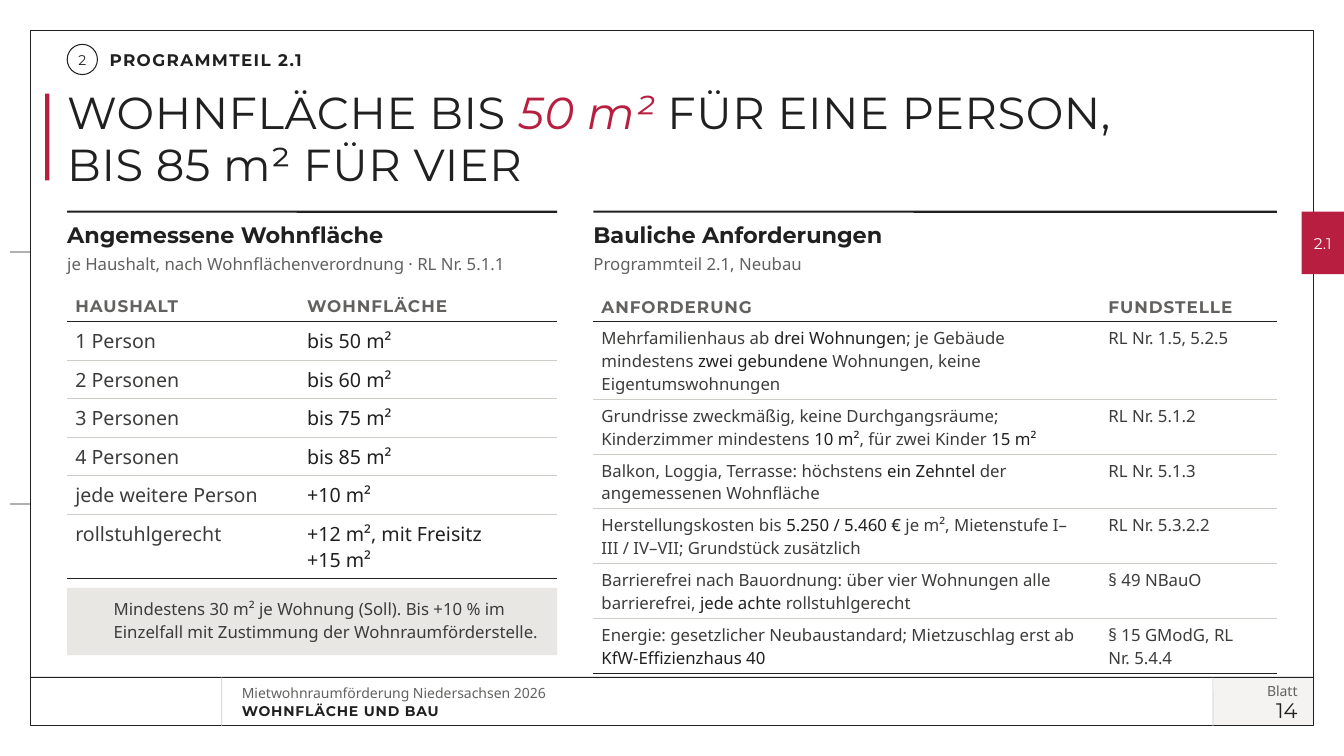
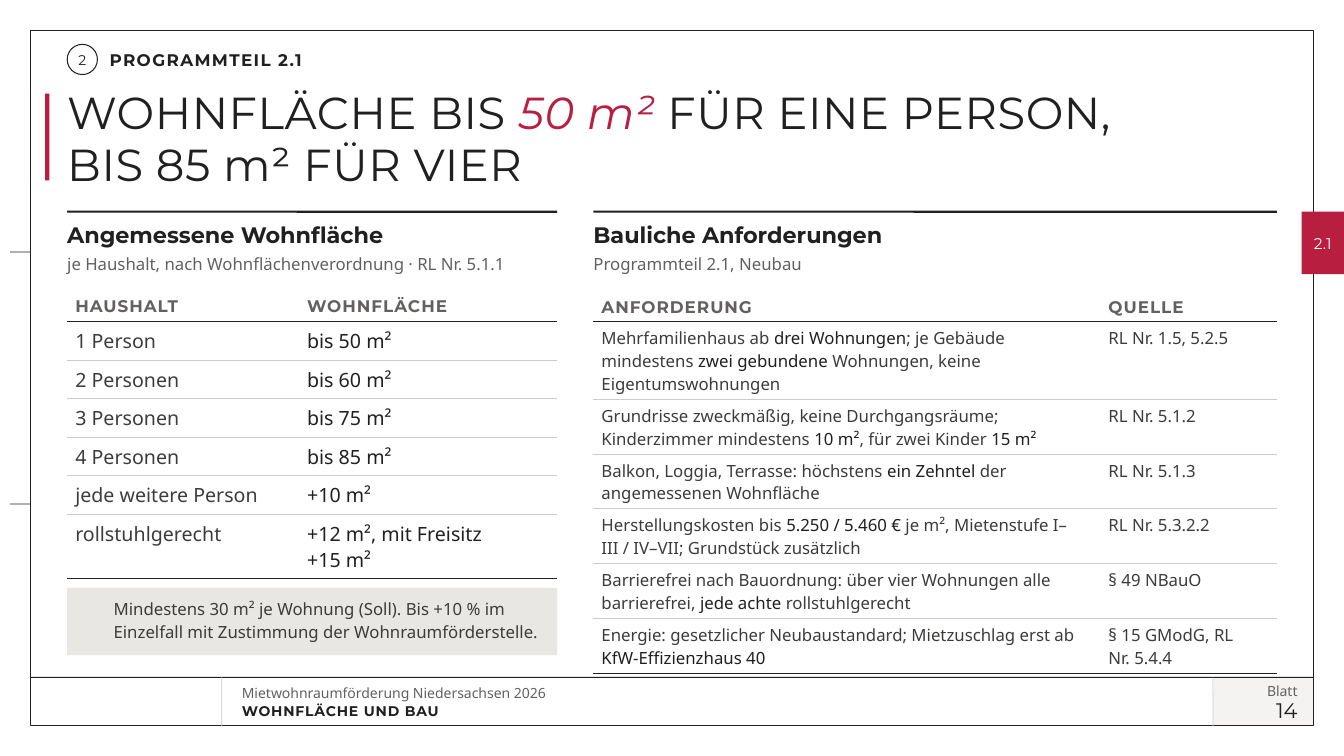
Before and after one commit to vgedaschko/NBank, a slide deck: slide 14 of praesentation/dist/PGN-Mietwohnraumfoerderung-Niedersachsen-2026-Vortrag.pptx. Drawn at 1344x756 pixels with LibreOffice and Linux fonts; fonts in the diff are those of the drawing; background and template pictures are left out. Boxes give left, top, right and bottom in pixels: in the first picture for what was removed or moved away, otherwise in the second. Text is boxed around its words. In the diff, an @@ line names an element or a change of style, - is before the commit and + after.

```diff
--- a/praesentation/dist/PGN-Mietwohnraumfoerderung-Niedersachsen-2026-Vortrag.pptx
+++ b/praesentation/dist/PGN-Mietwohnraumfoerderung-Niedersachsen-2026-Vortrag.pptx
@@ table at bbox=[594, 288, 1277, 668] @@
-row 1, column 2: FUNDSTELLE
+row 1, column 2: QUELLE
```
Also in this commit, not shown: 2 other files.
